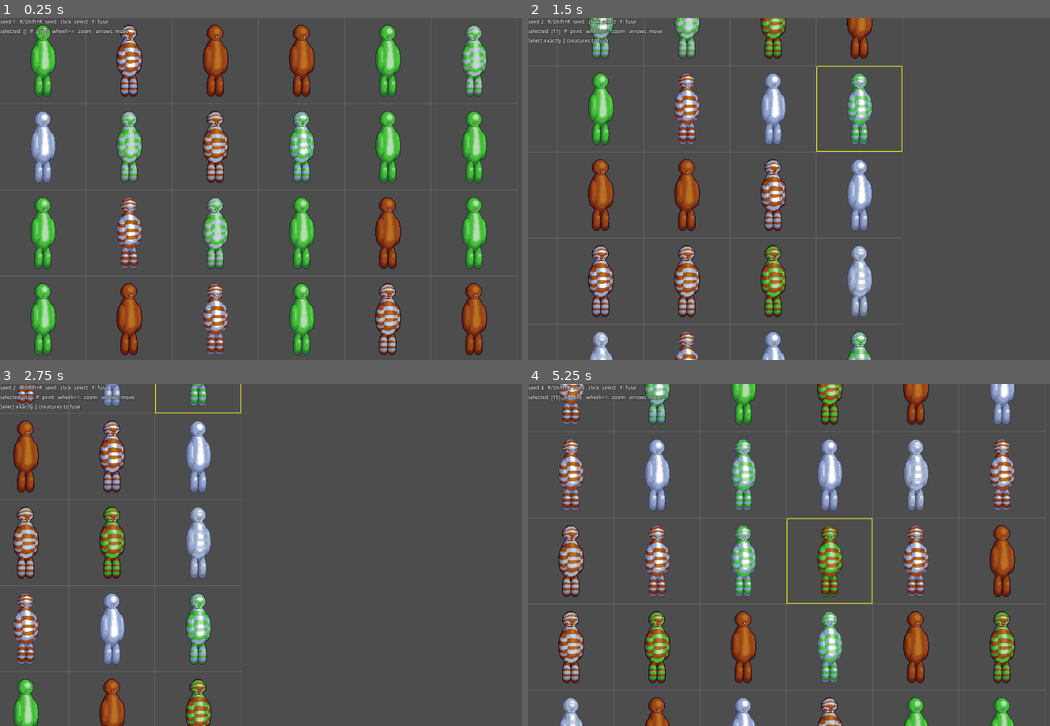
Above: before the commit, frames 1-4 (two rows, left to right).
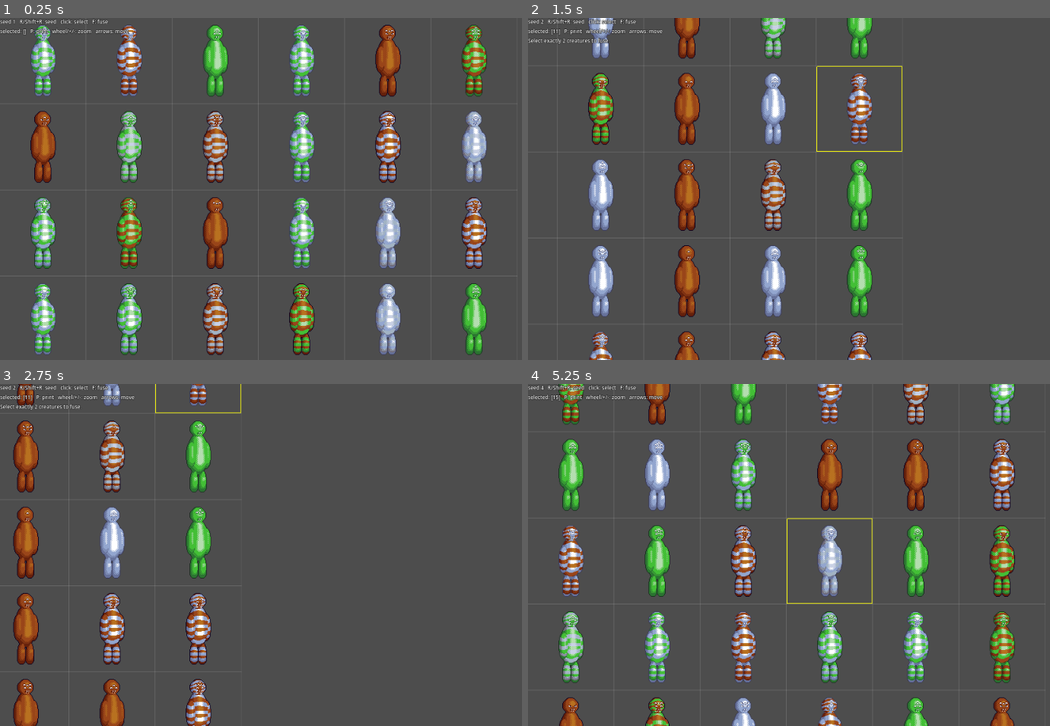
Above: after the commit, the same moments.

Repository: KT0mi/creature_feature_test
Game: Godot game, scene res://debug/creature_lab.tscn
Same seed, same stepped clock (60 frames per second), same inputs: the game is played once before the commit and once after it.
Inputs (mouse positions are in pixels of both pictures, inside the frame that each line leads up to):
- Up to frame 1 (0.25 s): no input
- Up to frame 2 (1.5 s): tap Enter at 0.5 s; move the mouse to (966, 171) at 0.52 s; hold Right 0.53-1.28 s; tap R at 0.6 s; click (966, 171) at 0.67 s; move the mouse to (710, 206) at 1.27 s; hold Down from 1.28 s (still down); tap F at 1.35 s
- Up to frame 3 (2.75 s): move the mouse to (365, 479) at 2.02 s; release Down at 2.03 s; hold Right from 2.03 s (still down); tap P at 2.1 s
- Up to frame 4 (5.25 s): move the mouse to (799, 623) at 2.77 s; release Right at 2.78 s; hold Up 2.78-3.53 s; tap one key every 0.75 s from 2.85 s: R F P R; click (799, 623) at 2.92 s; move the mouse to (1013, 606) at 3.52 s; hold Left 3.53-5.03 s; move the mouse to (648, 503) at 4.27 s; move the mouse to (862, 555) at 5.02 s; hold Down from 5.03 s (still down); click (862, 555) at 5.17 s

The runs differ from the first frame. In frame 1, 14% of the frame differs, in the area x 5-94%, y 2-99%; in frame 2, 7.4%; in frame 3, 5.1%; in frame 4, 14%.

Commit message:
Added new eye parts; Added socket conditionals to allow for control of possible socket layouts

Diff:
--- a/core/creature_baker.gd
+++ b/core/creature_baker.gd
@@ -46,7 +46,7 @@
 	var z: int            # accumulated z (parent z + socket z_offset)
 	var shade: int        # accumulated shade_shift
 	var order: int        # tree walk order, breaks ties between equal z
-
+	var flip: bool
 
 ## Number of frames a creature animation has: the longest part animation.
 ## Shorter parts loop (frame % their frame_count).
@@ -61,11 +61,16 @@
 ## `frame`. `anchor` is where THIS node's attach pixel goes.
 ##   child anchor = parent anchor - parent attach + socket position
 ## i.e. the socket position is in the parent's own pixel coordinates.
+## `flip` = this node is drawn mirrored.
 static func collect(node: PartNode, anchor: Vector2i, z: int, shade: int,
-		frame: int, out: Array[Placed]) -> void:
+		flip: bool, frame: int, out: Array[Placed]) -> void:
 	var def := node.part
 	var local_frame := frame % def.frame_count
-	var top_left := anchor - def.attach
+	var width := def.get_frame_size().x
+	var attach := def.attach
+	if flip:
+		attach.x = width - 1 - attach.x
+	var top_left := anchor - attach
 
 	var p := Placed.new()
 	p.part = def
@@ -74,14 +79,21 @@
 	p.z = z
 	p.shade = shade
 	p.order = out.size()
+	p.flip = flip
 	out.append(p)
 
 	# Iterate in socket order (not dictionary order) so the result is stable.
 	for socket in def.sockets:
 		if not node.children.has(socket.name):
 			continue
-		collect(node.children[socket.name], top_left + socket.position_at(local_frame),
-			z + socket.z_offset, shade + socket.shade_shift, frame, out)
+		var socket_pos := socket.position_at(local_frame)
+		if flip:
+			socket_pos.x = width - 1 - socket_pos.x
+		# `flip != socket.flip_h`: a flip inside a flip cancels out.
+		collect(node.children[socket.name], top_left + socket_pos,
+			z + socket.z_offset, shade + socket.shade_shift,
+			flip != socket.flip_h, frame, out)
+
 
 
 ## Bounding box (creature space) of the creature over all its frames,
@@ -93,7 +105,7 @@
 	var first := true
 	for f in frame_count_of(root):
 		var placed: Array[Placed] = []
-		collect(root, Vector2i.ZERO, 0, 0, f, placed)
+		collect(root, Vector2i.ZERO, 0, 0, false, f, placed)
 		for p in placed:
 			var r := Rect2i(p.pos, p.part.get_frame_size())
 			box = r if first else box.merge(r)
@@ -129,7 +141,7 @@
 	for f in frames:
 		var canvas := Image.create_empty(frame_size.x, frame_size.y, false, Image.FORMAT_RGBA8)
 		var placed: Array[Placed] = []
-		collect(root, Vector2i.ZERO, 0, 0, f, placed)
+		collect(root, Vector2i.ZERO, 0, 0, false, f, placed)
 		# Godot's sort isn't stable, so ties on z are broken by walk order.
 		placed.sort_custom(func(a: Placed, b: Placed) -> bool:
 			return a.z < b.z or (a.z == b.z and a.order < b.order))
@@ -140,6 +152,10 @@
 				if pattern != null:
 					_overlay_pattern(img,
 						_recolor(pattern, lookup, pattern_palettes[i], p.shade))
+			# Mirror AFTER the patterns are laid on, so part and pattern
+			# (drawn 1:1 in the same orientation) flip together.
+			if p.flip:
+				img.flip_x()
 			canvas.blend_rect(img, Rect2i(Vector2i.ZERO, img.get_size()), p.pos + offset)
 		_add_outline(canvas, outline_color)
 		sheet.blit_rect(canvas, Rect2i(Vector2i.ZERO, frame_size), Vector2i(f * frame_size.x, 0))
--- a/core/creature_generator.gd
+++ b/core/creature_generator.gd
@@ -61,13 +61,22 @@
 
 
 ## Builds a random subtree starting with `part` (recursive).
+## Sockets are filled top to bottom:
+##   * copy sockets mirror their source (filled only if the source is);
+##   * other sockets are skipped if their requires/excludes aren't met,
+##     otherwise rolled with their `chance`.
 func grow(part: PartDef, depth: int = 0) -> PartNode:
 	var node := PartNode.new(part)
 	if depth >= MAX_DEPTH:
 		return node
 	for socket in part.sockets:
-		# Always roll, even when the socket can't be filled, so adding a new
-		# part type later changes as few existing seeds as possible.
+		if socket.copy_from != &"":
+			_copy_into(node, socket)
+			continue
+		if not socket.conditions_met(node.children):
+			continue
+		# Roll even when no part fits the socket, so adding a new part type
+		# later changes as few existing seeds as possible.
 		if rng.randf() >= socket.chance:
 			continue
 		var candidates: Array[PartDef] = registry.candidates_for(socket)
@@ -158,6 +167,14 @@
 	if depth >= MAX_DEPTH:
 		return node
 	for socket in node.part.sockets:
+		# Same rules as grow(): copies follow their source, and a socket whose
+		# requires/excludes aren't met stays empty even if a parent could
+		# donate something. This keeps fused children within the rules.
+		if socket.copy_from != &"":
+			_copy_into(node, socket)
+			continue
+		if not socket.conditions_met(node.children):
+			continue
 		var donors: Array[PartNode] = []
 		for parent in [a, b]:
 			# Iterate in the parent's socket order for determinism.
@@ -189,21 +206,29 @@
 
 ## Small random changes, in place: occasionally replaces a child subtree
 ## with a freshly grown one (any part legal in that socket).
+## Only already-filled sockets are touched, so which sockets are filled (and
+## therefore requires/excludes) never changes here.
+## Copy sockets aren't mutated themselves: they are re-copied from their
+## source at the end, so a mutated near eye stays matched by the far eye.
 func mutate(node: PartNode, depth: int = 0) -> void:
 	for socket in node.part.sockets:
 		if not node.children.has(socket.name):
 			continue
+		if socket.copy_from != &"":
+			continue  # handled by _refresh_copies below
 		if rng.randf() < MUTATION_REGROW:
 			var candidates: Array[PartDef] = registry.candidates_for(socket)
 			if not candidates.is_empty():
 				node.children[socket.name] = grow(_weighted_pick(candidates), depth + 1)
 				continue
 		mutate(node.children[socket.name], depth + 1)
+	_refresh_copies(node)
 
 
 # ------------------------------------------------------------------- helpers
 
-## Picks one PartDef with probability proportional to its weight.
+## Picks one item from `options` with probability proportional to its
+## `weight` property.
 func _weighted_pick(options: Array) -> PartDef:
 	var total := 0.0
 	for p in options:
@@ -218,6 +243,25 @@
 	return options[-1]  # floating point safety net
 
 
+## Sets copy socket `socket` on `node` to match its source: a copy of the
+## source subtree if the source is filled (and the copy is legal in this
+## socket), otherwise empty. Never picks a part of its own.
+func _copy_into(node: PartNode, socket: PartSocket) -> void:
+	var source: PartNode = node.children.get(socket.copy_from)
+	if source != null and socket.accepts(source.part):
+		node.children[socket.name] = source.duplicate_tree()
+	else:
+		node.children.erase(socket.name)
+
+
+## Re-syncs every copy socket of `node` with its source (after mutation).
+## Socket order guarantees a source is final before its copies are made.
+func _refresh_copies(node: PartNode) -> void:
+	for socket in node.part.sockets:
+		if socket.copy_from != &"":
+			_copy_into(node, socket)
+
+
 ## Random palette id. `exclude` is skipped when there is any other choice.
 func _random_palette_id(exclude: StringName = &"") -> StringName:
 	var ids: Array[StringName] = []
--- a/core/part_def.gd
+++ b/core/part_def.gd
@@ -73,7 +73,6 @@
 		return null
 	return frames[frame % frames.size()]
 
-
 ## Finds a socket by name, or null.
 func get_socket(socket_name: StringName) -> PartSocket:
 	for s in sockets:
--- a/core/part_registry.gd
+++ b/core/part_registry.gd
@@ -106,11 +106,53 @@
 	if def.sheet == null:
 		push_error("PartDef '%s' has no sheet: %s" % [def.id, path])
 		return
+	_validate_sockets(def, path)
 	parts[def.id] = def
 	_load_patterns(def, path.get_base_dir().path_join(PATTERNS_SUBDIR))
 	if not parts_by_type.has(def.type):
 		parts_by_type[def.type] = []
 	parts_by_type[def.type].append(def)
+
+
+## Startup checks for mistakes that would otherwise fail silently (a typo in
+## a socket name just means "never filled"). Only reports errors; the part
+## is still loaded so you can see the result in the lab.
+func _validate_sockets(def: PartDef, path: String) -> void:
+	var where := "Part '%s' (%s)" % [def.id, path]
+	# Names of the sockets seen so far: rules may only point at these,
+	# because sockets are filled top to bottom.
+	var earlier: Array[StringName] = []
+	for socket in def.sockets:
+		if socket == null:
+			push_error("%s: empty entry in sockets." % where)
+			continue
+		var socket_name := socket.name
+		if earlier.has(socket_name):
+			push_error("%s: two sockets are called '%s' (copy-pasted socket? use Make Unique)."
+				% [where, socket_name])
+		if socket.accepts_type.is_empty():
+			push_error("%s: socket '%s' accepts no type, it can never be filled." % [where, socket_name])
+
+		if socket.copy_from != &"":
+			if not earlier.has(socket.copy_from):
+				push_error("%s: socket '%s' copies '%s', which must be a socket listed above it."
+					% [where, socket_name, socket.copy_from])
+			if not socket.requires.is_empty() or not socket.excludes.is_empty():
+				push_warning("%s: socket '%s' is a copy; its requires/excludes are ignored."
+					% [where, socket_name])
+
+		for other in socket.requires:
+			if not earlier.has(StringName(other)):
+				push_error("%s: socket '%s' requires '%s', which must be a socket listed above it."
+					% [where, socket_name, other])
+		for other in socket.excludes:
+			if not earlier.has(StringName(other)):
+				push_error("%s: socket '%s' excludes '%s', which must be a socket listed above it."
+					% [where, socket_name, other])
+			if socket.requires.has(other):
+				push_error("%s: socket '%s' both requires and excludes '%s', it can never be filled."
+					% [where, socket_name, other])
+		earlier.append(socket_name)
 
 
 ## Fills def.patterns from the PNGs in `dir` (file name = pattern name).
--- a/core/part_socket.gd
+++ b/core/part_socket.gd
@@ -36,13 +36,35 @@
 ## -1 makes far-side limbs one tone darker. 0 = unchanged.
 @export var shade_shift: int = 0
 
+## Draw the part in this socket (and everything attached to it) mirrored.
+@export var flip_h := false
+
+@export_group("Conditionals")
+
+## Makes this socket a COPY of an earlier socket on the same part, e.g.
+## eye_far.copy_from = "eye_near". A copy socket never picks its own part:
+##   * filled exactly when the source is filled, with an identical subtree
+##     (so a pair of eyes is one decision and always matches);
+##   * empty when the source is empty.
+## Its `chance`, `requires` and `excludes` are ignored (the source decides).
+## Combine with flip_h for the mirrored far side.
+@export var copy_from: StringName = &""
+
+## Only rolled if ALL of these sockets (listed earlier on the same part) are
+## already filled. e.g. eye_2.requires = ["eye_1"]: a second pair of eyes
+## only appears on creatures that have the first pair.
+@export var requires: PackedStringArray
+
+## Never filled if ANY of these sockets (listed earlier on the same part) is
+## filled. e.g. eye_cyclops.excludes = ["eye_1"]: a single central eye only
+## on creatures without the normal pair.
+@export var excludes: PackedStringArray
+
+
 ## True if `part` is allowed to be plugged into this socket.
 func accepts(part: PartDef) -> bool:
-	if part == null:
+	if part == null or not accepts_type.has(part.type):
 		return false
-	for t in accepts_type:
-		if not part.type == t:
-			return false
 	for t in required_tags:
 		if not part.tags.has(t):
 			return false
@@ -51,6 +73,16 @@
 			return false
 	return true
 
+## True if `requires` and `excludes` allow this socket, given which sockets
+## of the same part are already filled (`filled`: socket name -> child).
+func conditions_met(filled: Dictionary) -> bool:
+	for socket_name in requires:
+		if not filled.has(StringName(socket_name)):
+			return false
+	for socket_name in excludes:
+		if filled.has(StringName(socket_name)):
+			return false
+	return true
 
 ## Socket position for the given parent frame (falls back to the last entry).
 func position_at(frame: int) -> Vector2i:
--- /dev/null
+++ b/creatures/parts/eye/eye_circle_biped_eye/eye_circle_biped_eye.tres
@@ -0,0 +1,14 @@
+[gd_resource type="Resource" script_class="PartDef" format=3 uid="uid://colw8iy86gsox"]
+
+[ext_resource type="Script" uid="uid://7dgkkkdx3j2n" path="res://core/part_def.gd" id="1_ypgqg"]
+[ext_resource type="Script" uid="uid://bfh2awx2qd881" path="res://core/part_socket.gd" id="2_ihaqs"]
+[ext_resource type="Texture2D" uid="uid://n812jssrtet4" path="res://creatures/parts/eye/eye_circle_biped_eye/eye_circle_biped_eye.png" id="2_tgi0m"]
+
+[resource]
+script = ExtResource("1_ypgqg")
+id = &"circle_biped_eye"
+type = &"eye"
+tags = PackedStringArray("side")
+sheet = ExtResource("2_tgi0m")
+attach = Vector2i(3, 2)
+metadata/_custom_type_script = "uid://7dgkkkdx3j2n"
--- /dev/null
+++ b/creatures/parts/eye/eye_circle_biped_third_eye/eye_circle_biped_third_eye.tres
@@ -0,0 +1,14 @@
+[gd_resource type="Resource" script_class="PartDef" format=3 uid="uid://xs2ujsoumqbn"]
+
+[ext_resource type="Script" uid="uid://7dgkkkdx3j2n" path="res://core/part_def.gd" id="1_cai5j"]
+[ext_resource type="Script" uid="uid://bfh2awx2qd881" path="res://core/part_socket.gd" id="2_boojm"]
+[ext_resource type="Texture2D" uid="uid://fdpqirdcpctp" path="res://creatures/parts/eye/eye_circle_biped_third_eye/eye_circle_biped_third_eye.png" id="2_cqre1"]
+
+[resource]
+script = ExtResource("1_cai5j")
+id = &"eye_circle_biped_third_eye"
+type = &"eye"
+tags = PackedStringArray("middle")
+sheet = ExtResource("2_cqre1")
+attach = Vector2i(3, 2)
+metadata/_custom_type_script = "uid://7dgkkkdx3j2n"
--- a/creatures/parts/head/head_circle_biped/head_circle_biped.tres
+++ b/creatures/parts/head/head_circle_biped/head_circle_biped.tres
@@ -3,6 +3,60 @@
 [ext_resource type="Script" uid="uid://7dgkkkdx3j2n" path="res://core/part_def.gd" id="1_6gt1v"]
 [ext_resource type="Texture2D" uid="uid://dhng03k2ir5s1" path="res://creatures/parts/head/head_circle_biped/head_circle_biped.png" id="2_rsf8q"]
 [ext_resource type="Script" uid="uid://bfh2awx2qd881" path="res://core/part_socket.gd" id="2_u0abf"]
+
+[sub_resource type="Resource" id="Resource_u0abf"]
+script = ExtResource("2_u0abf")
+name = &"eye_near_1"
+accepts_type = PackedStringArray("eye")
+positions = Array[Vector2i]([Vector2i(11, 13)])
+chance = 0.8
+metadata/_custom_type_script = "uid://bfh2awx2qd881"
+
+[sub_resource type="Resource" id="Resource_rsf8q"]
+script = ExtResource("2_u0abf")
+name = &"eye_far_1"
+accepts_type = PackedStringArray("eye")
+positions = Array[Vector2i]([Vector2i(19, 13)])
+chance = 0.8
+flip_h = true
+copy_from = &"eye_near_1"
+metadata/_custom_type_script = "uid://bfh2awx2qd881"
+
+[sub_resource type="Resource" id="Resource_rt3q1"]
+script = ExtResource("2_u0abf")
+name = &"eye_middle_1"
+accepts_type = PackedStringArray("eye")
+required_tags = PackedStringArray("middle")
+positions = Array[Vector2i]([Vector2i(15, 9)])
+chance = 0.8
+metadata/_custom_type_script = "uid://bfh2awx2qd881"
+
+[sub_resource type="Resource" id="Resource_v5eok"]
+script = ExtResource("2_u0abf")
+name = &"eye_near_2"
+accepts_type = PackedStringArray("eye")
+positions = Array[Vector2i]([Vector2i(10, 8)])
+chance = 0.5
+metadata/_custom_type_script = "uid://bfh2awx2qd881"
+
+[sub_resource type="Resource" id="Resource_r7kjc"]
+script = ExtResource("2_u0abf")
+name = &"eye_far_2"
+accepts_type = PackedStringArray("eye")
+positions = Array[Vector2i]([Vector2i(19, 8)])
+chance = 0.5
+flip_h = true
+copy_from = &"eye_near_2"
+metadata/_custom_type_script = "uid://bfh2awx2qd881"
+
+[sub_resource type="Resource" id="Resource_xbb1t"]
+script = ExtResource("2_u0abf")
+name = &"eye_middle_2"
+accepts_type = PackedStringArray("eye")
+required_tags = PackedStringArray("middle")
+positions = Array[Vector2i]([Vector2i(15, 4)])
+chance = 0.3
+metadata/_custom_type_script = "uid://bfh2awx2qd881"
 
 [resource]
 script = ExtResource("1_6gt1v")
@@ -10,4 +64,5 @@
 type = &"head"
 sheet = ExtResource("2_rsf8q")
 attach = Vector2i(12, 23)
+sockets = Array[ExtResource("2_u0abf")]([SubResource("Resource_u0abf"), SubResource("Resource_rsf8q"), SubResource("Resource_rt3q1"), SubResource("Resource_v5eok"), SubResource("Resource_r7kjc"), SubResource("Resource_xbb1t")])
 metadata/_custom_type_script = "uid://7dgkkkdx3j2n"
Not shown: 1 places in creatures/palette_key.tres that only renumber resources
Binary file added: creatures/parts/eye/eye_circle_biped_eye/eye_circle_biped_eye.png
Not shown, added: creatures/parts/eye/eye_circle_biped_eye/eye_circle_biped_eye.png.import
Binary file added: creatures/parts/eye/eye_circle_biped_third_eye/eye_circle_biped_third_eye.png
Not shown, added: creatures/parts/eye/eye_circle_biped_third_eye/eye_circle_biped_third_eye.png.import
